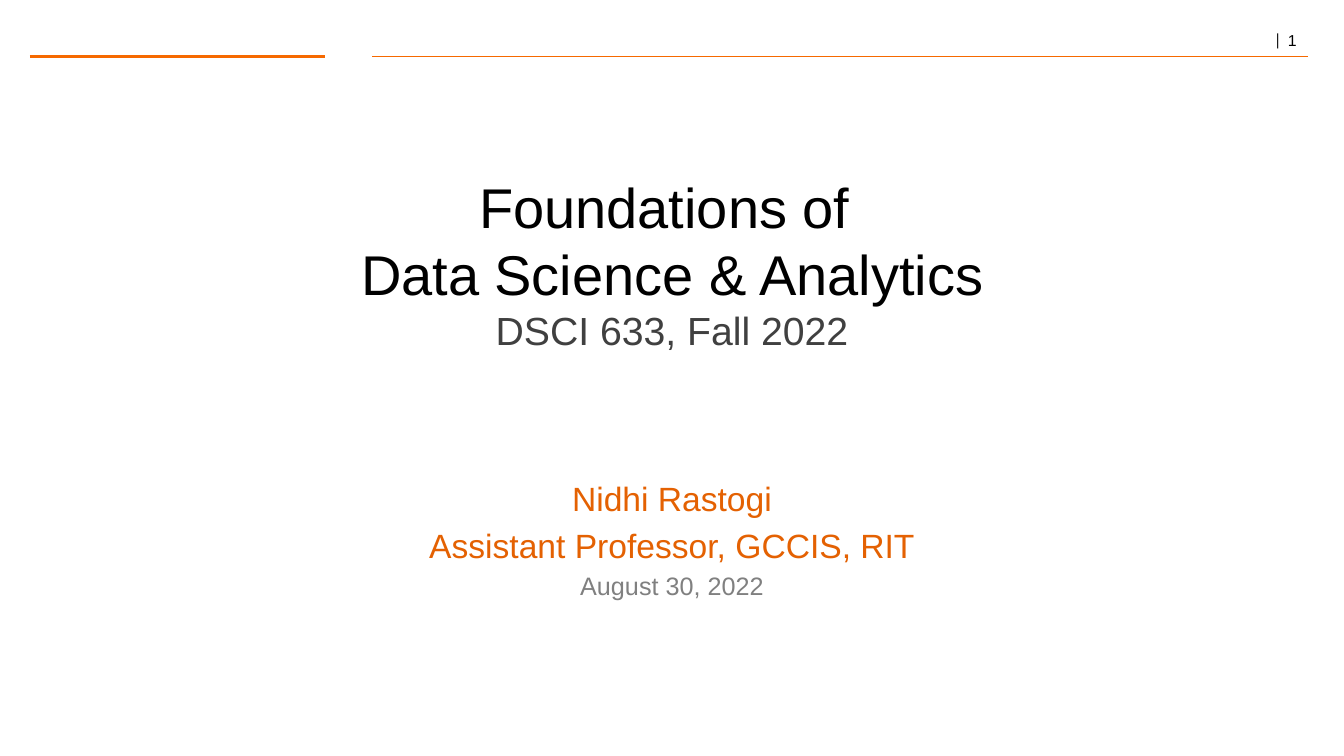
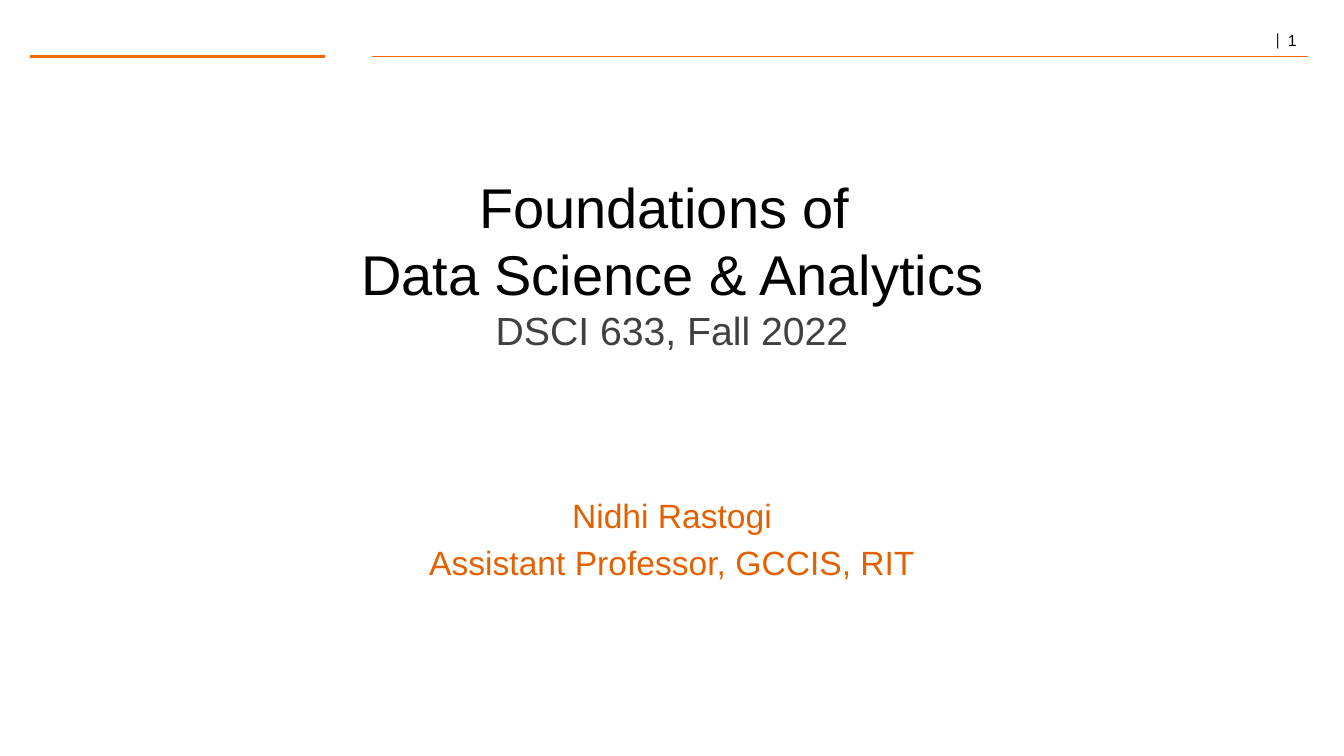
Before and after one commit to gk5951/RIT-DSCI-633-FDS, a slide deck: slide 1 of Syllabus/Lecture02/Lec02.pptx. Drawn at 1344x756 pixels with LibreOffice and Linux fonts; fonts in the diff are those of the drawing; background and template pictures are left out. Boxes give left, top, right and bottom in pixels: in the first picture for what was removed or moved away, otherwise in the second. Text is boxed around its words. In the diff, an @@ line names an element or a change of style, - is before the commit and + after.

```diff
--- a/Syllabus/Lecture02/Lec02.pptx
+++ b/Syllabus/Lecture02/Lec02.pptx
@@ text at (x1=580, y1=577, x2=764, y2=600): paragraph removed @@
-August 30, 2022
```
Also in this commit, not shown: 1 other slide changed, 15 other files.
